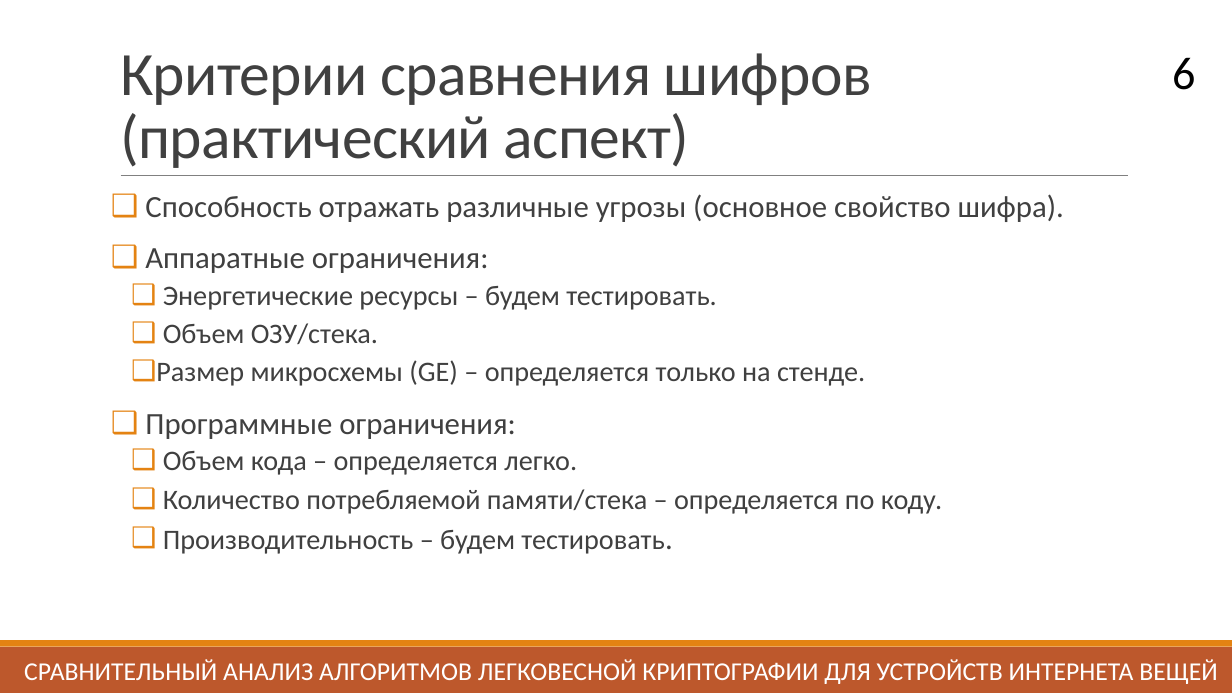
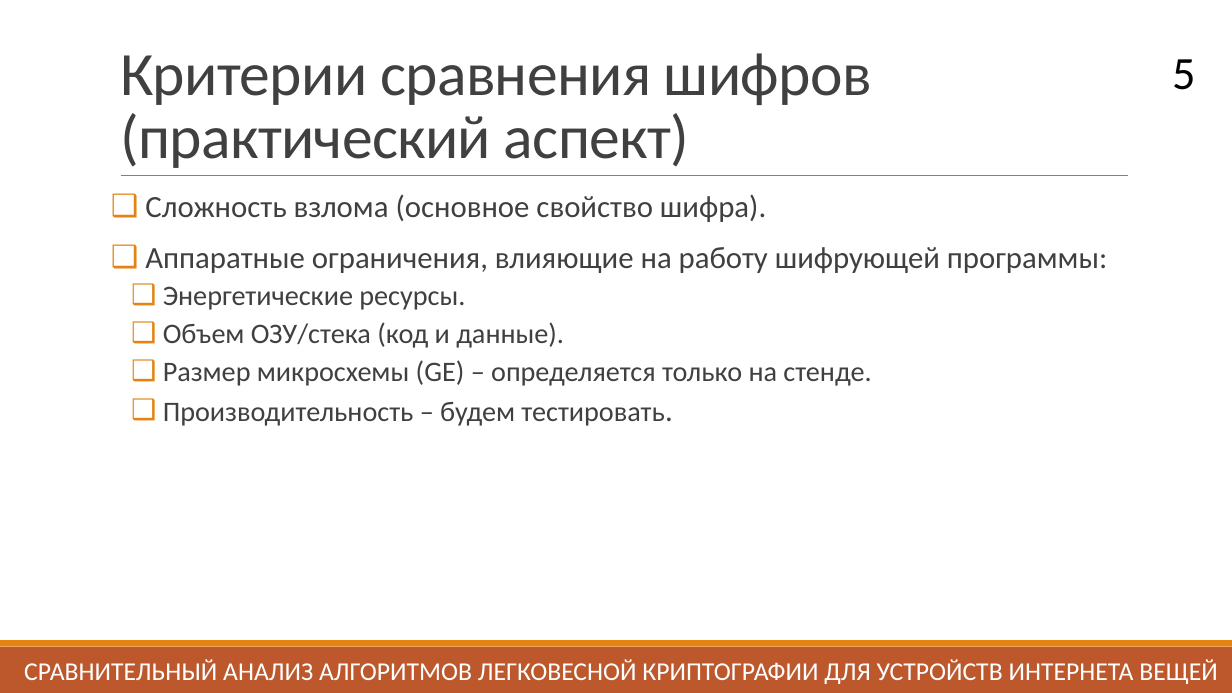
Before and after one commit to daniel-momot/GraduateWork, a slide deck: slide 5 of Выступление/Презентация.pptx (slide 6 before the commit). Drawn at 1232x693 pixels with LibreOffice and Linux fonts; fonts in the diff are those of the drawing. Boxes give left, top, right and bottom in pixels: in the first picture for what was removed or moved away, otherwise in the second. Text is boxed around its words. In the diff, an @@ line names an element or a change of style, - is before the commit and + after.

```diff
--- a/Выступление/Презентация.pptx
+++ b/Выступление/Презентация.pptx
@@ page number at bbox=[1172, 59, 1195, 90]: text changed @@
-6
+5
@@ text at bbox=[145, 195, 1107, 348]: text changed @@
-❑ Способность отражать различные угрозы (основное свойство шифра).
-❑ Аппаратные ограничения:
-  ❑ Энергетические ресурсы – будем тестировать.
-  ❑ Объем ОЗУ/стека.
+❑ Сложность взлома (основное свойство шифра).
+❑ Аппаратные ограничения, влияющие на работу шифрующей программы:
+  ❑ Энергетические ресурсы.
+  ❑ Объем ОЗУ/стека (код и данные).
@@ text at bbox=[145, 414, 942, 514]: paragraphs removed @@
-❑ Программные ограничения:
-  ❑ Объем кода – определяется легко.
-  ❑ Количество потребляемой памяти/стека – определяется по коду.
```
Also in this commit, not shown: 9 other slides changed, 2 slides added, 1 slide removed.
